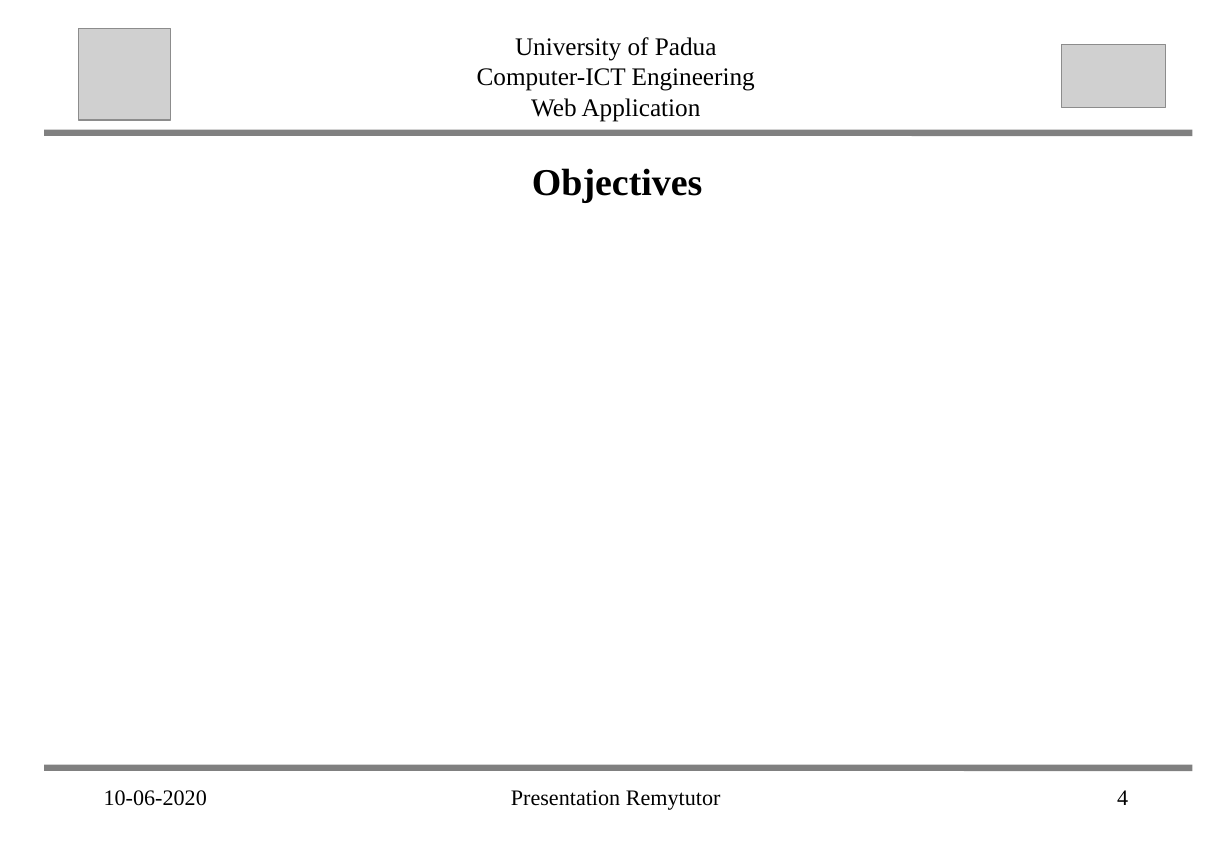
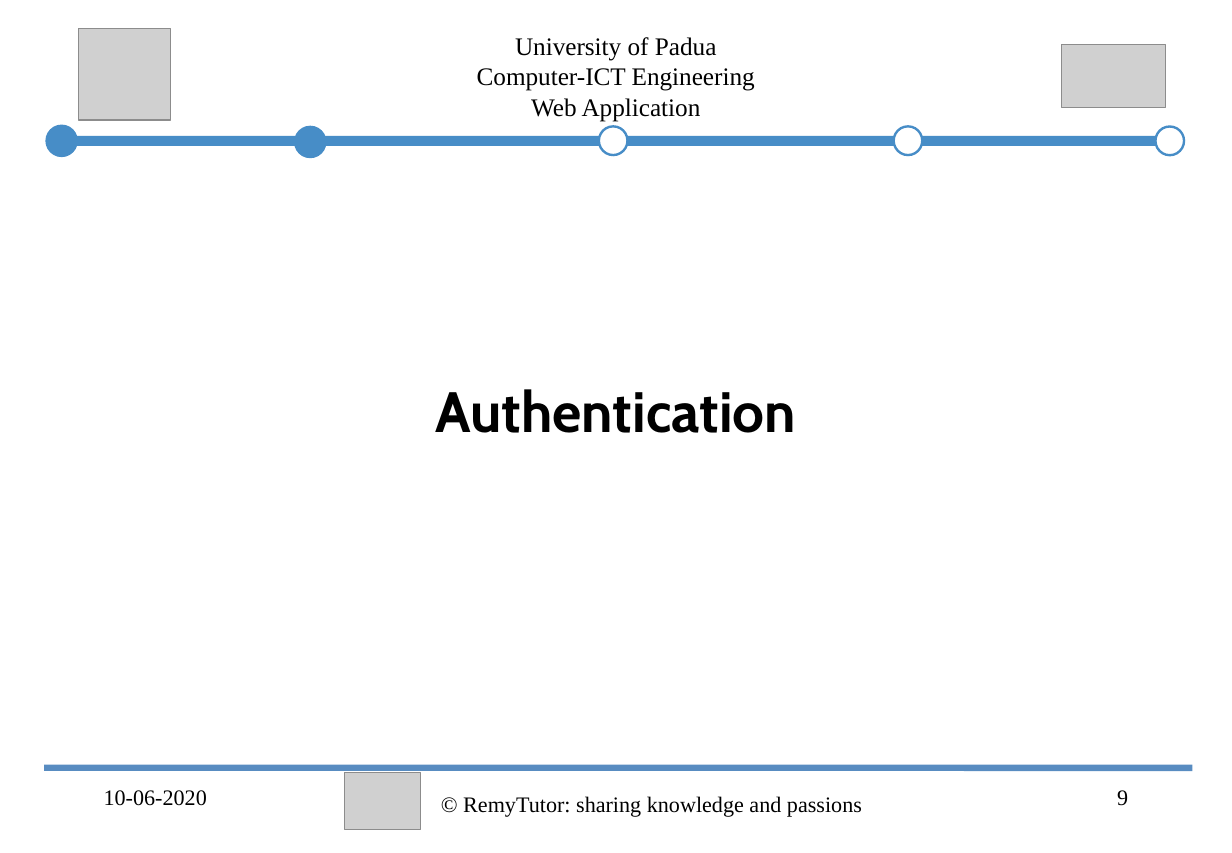
Before and after one commit to abahmadb/Web-Applications, a slide deck: slide 9 of HW2-RemuTutor-2019-2020 - Ahmad.ppt (slide 4 before the commit). Drawn at 1232x853 pixels with LibreOffice and Linux fonts; fonts in the diff are those of the drawing; grey boxes stand for pictures. Boxes give left, top, right and bottom in pixels: in the first picture for what was removed or moved away, otherwise in the second. Text is boxed around its words. In the diff, an @@ line names an element or a change of style, - is before the commit and + after.

```diff
--- a/HW2-RemuTutor-2019-2020 - Ahmad.ppt
+++ b/HW2-RemuTutor-2019-2020 - Ahmad.ppt
@@ line moved from (48, 133) - (1189, 133) to (59, 141) - (1167, 141) @@
@@ line (59, 141) - (1167, 141): stroke #808080 4 pt to #478DC7 6.24 pt @@
@@ group added at (x1=50, y1=126, x2=1183, y2=155): 5 ellipses @@
@@ text removed at (x1=532, y1=168, x2=702, y2=203) @@
-Objectives
@@ text added at (x1=436, y1=389, x2=796, y2=433), 36 pt, text #000000, bold @@
+Authentication
@@ line (48, 767) - (1189, 767): stroke #808080 4 pt to #588CC1 4 pt @@
@@ picture added at (x1=344, y1=772, x2=421, y2=829) @@
@@ text at (x1=463, y1=796, x2=862, y2=817): text changed @@
-Presentation Remytutor
+© RemyTutor: sharing knowledge and passions
@@ page number at (x1=1117, y1=790, x2=1128, y2=806): text changed @@
-4
+9
```
Also in this commit, not shown: 11 other slides changed, 15 slides added, 28 other files.
